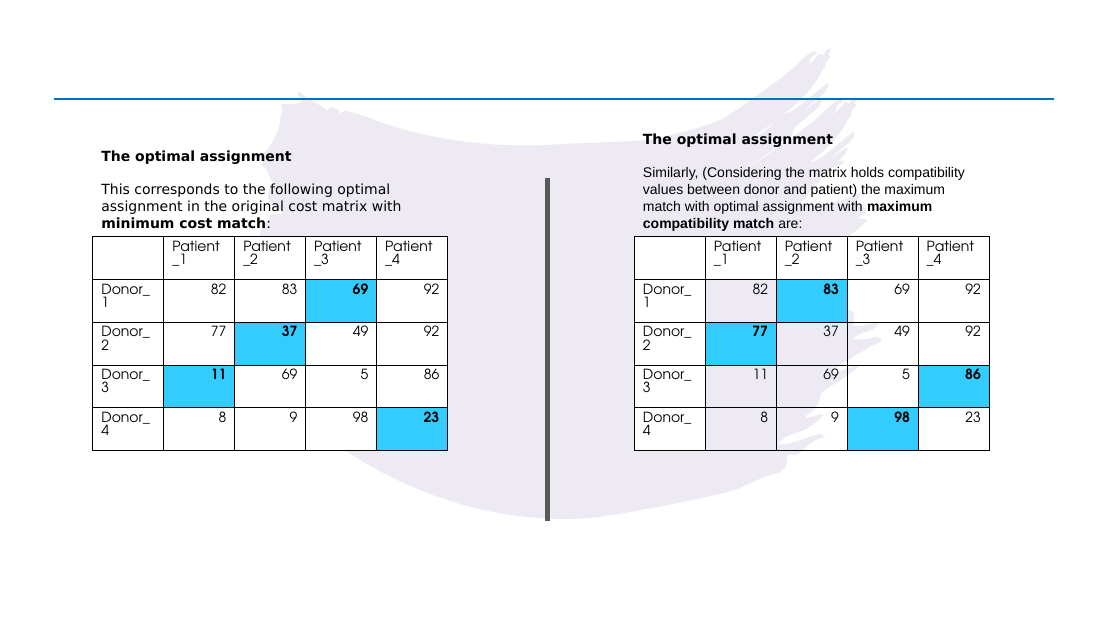
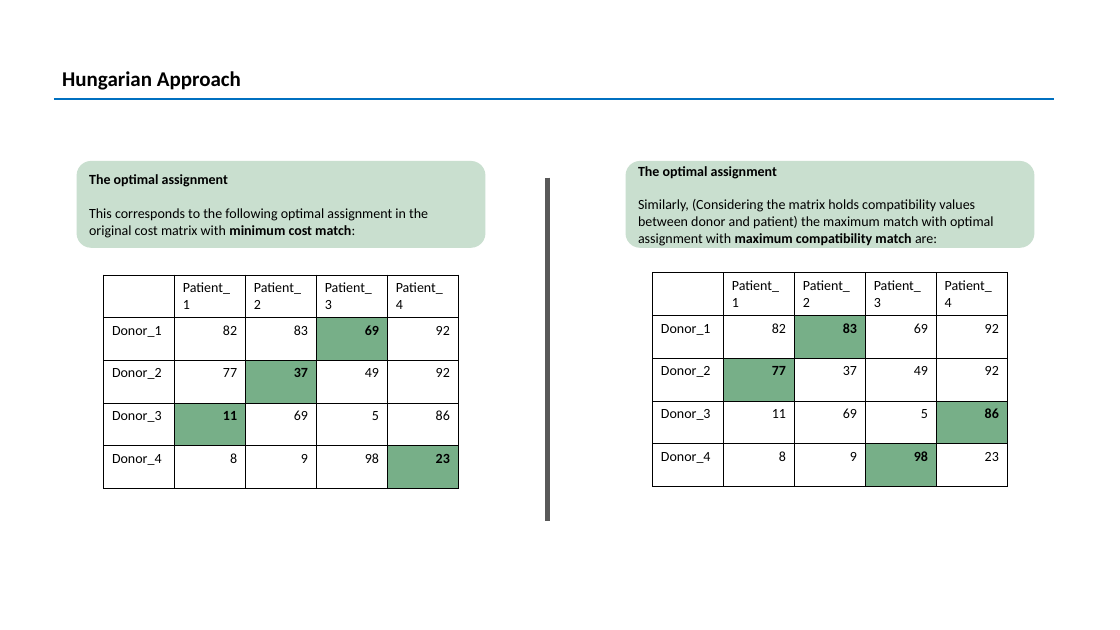
Before and after one commit to harish-udhay/Hungarian_algorithm_for_kidney_exchange, a slide deck: slide 6 of project.pptx. Drawn at 1120x630 pixels with LibreOffice and Linux fonts; fonts in the diff are those of the drawing. Boxes give left, top, right and bottom in pixels: in the first picture for what was removed or moved away, otherwise in the second. Text is boxed around its words. In the diff, an @@ line names an element or a change of style, - is before the commit and + after.

```diff
--- a/project.pptx
+++ b/project.pptx
@@ freeform shape removed at (239,49,881,518) @@
@@ text added at (62,71,241,90), 18 pt, text #000000, bold @@
+Hungarian Approach
@@ rounded rectangle "The optimal assignment": place and size @@
-rounded rectangle "The optimal assignment" at (101,150,402,229)
+rounded rectangle "The optimal assignment" at (76,161,486,248)
@@ rounded rectangle "The optimal assignment" at (76,161,486,248): font DejaVu Sans to Calibri; fill none to #C9DFCF @@
@@ rounded rectangle "The optimal assignment": place and size @@
-rounded rectangle "The optimal assignment" at (643,133,965,231)
+rounded rectangle "The optimal assignment" at (626,161,1035,248)
@@ rounded rectangle "The optimal assignment" at (626,161,1035,248): font DejaVu Sans to Calibri in "The optimal assignment"; font Arial to Calibri in "Similarly, (Considering the matrix holds compatibility value ..."; fill none to #C9DFCF @@
@@ table at (103,275,456,488) @@
@@ fill #33CCFF to #77AF88 in 4 cells @@
@@ font TeX Gyre Adventor to Calibri @@
@@ table: place and size @@
-table at (93,237,446,450)
+table at (103,275,456,488)
@@ table at (653,273,1006,486) @@
@@ fill #33CCFF to #77AF88 in 4 cells @@
@@ font TeX Gyre Adventor to Calibri @@
@@ table: place and size @@
-table at (634,237,987,450)
+table at (653,273,1006,486)
```
Also in this commit, not shown: 4 other slides changed, 4 slides added, 3 slides removed.
